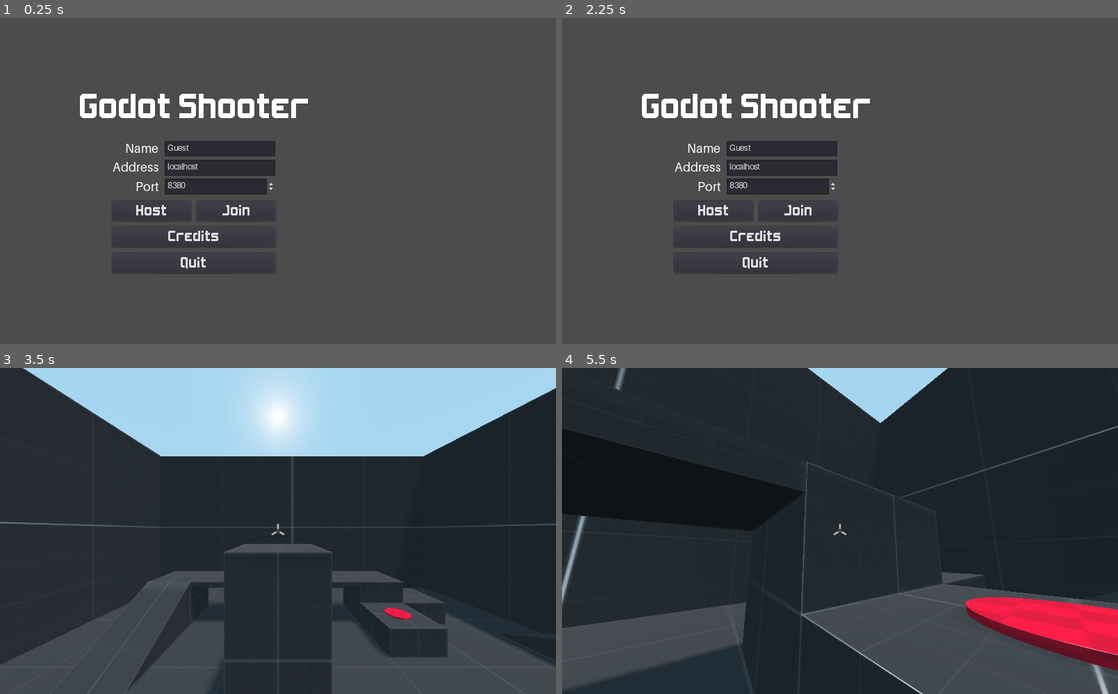
Above: before the commit, frames 1-4 (two rows, left to right).
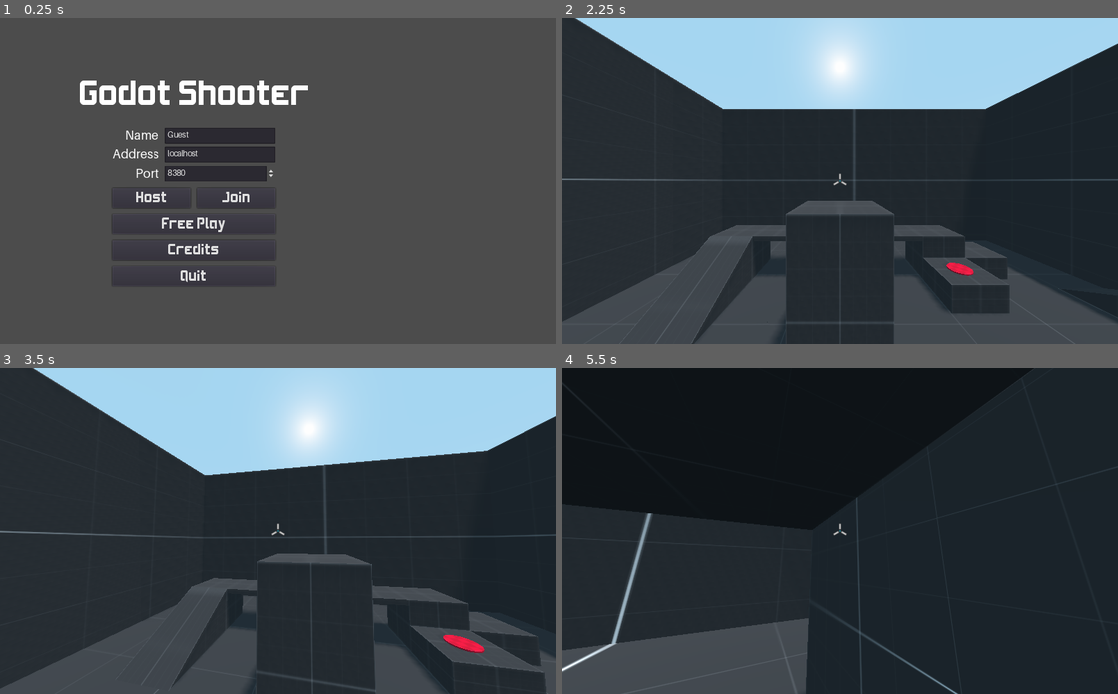
Above: after the commit, the same moments.

Repository: kdreese/godot-3D-shooter-project
Game: Godot game, scene res://src/states/Menu.tscn
Same seed, same stepped clock (60 frames per second), same inputs: the game is played once before the commit and once after it.
Inputs (mouse positions are in pixels of both pictures, inside the frame that each line leads up to):
- Up to frame 1 (0.25 s): no input
- Up to frame 2 (2.25 s): click "Credits" at 0.5 s; click "Back" at 1.25 s; click (756, 223) at 2 s, where only the run after the commit has a clickable "Free Play"
- Up to frame 3 (3.5 s): click (150, 560) at 2.75 s, where only the run before the commit has a clickable "Host"
- Up to frame 4 (5.5 s): tap Enter at 3.5 s; move the mouse to (867, 531) at 3.52 s; press the mouse at (867, 531) at 3.53 s; hold W (move_forwards) from 3.53 s (still down); tap Space (jump) at 3.77, 4.52 s; move the mouse to (812, 531) at 4.27 s; release the mouse at (812, 531) at 4.28 s; click (812, 531) at 4.35 s; move the mouse to (851, 524) at 5.02 s; press the mouse at (851, 524) at 5.03 s

The runs differ from the first frame. In frame 1, 5.8% of the frame differs, in the area x 14-56%, y 19-83%; in frame 2, 79%, in the area x 0-100%, y 0-100%; in frame 3, 19%; in frame 4, 27%.

Commit message:
Added free play button.

Diff:
--- a/src/states/Game.gd
+++ b/src/states/Game.gd
@@ -45,7 +45,7 @@
 	# Generate a list of indices into the transform list corresponding to targets to spawn.
 	var num_targets = randi() % 3 + 2 # Random integer in [2, 5]
 	var indices = []
-	for i in range(num_targets):
+	for _i in range(num_targets):
 		var index = randi() % len(target_transforms)
 		# If we get a duplicate, try again
 		while index in indices:
@@ -55,5 +55,6 @@
 	for index in indices:
 		var target := preload("res://src/objects/Target.tscn").instance() as Area
 		target.transform = target_transforms[index]
-		target.connect("target_destroyed", self, "on_target_destroy")
+		var error = target.connect("target_destroyed", self, "on_target_destroy")
+		assert(not error)
 		get_node("Level/Targets").add_child(target)
--- a/src/states/Menu.tscn
+++ b/src/states/Menu.tscn
@@ -21,9 +21,9 @@
 
 [node name="V" type="VBoxContainer" parent="."]
 margin_left = 149.0
-margin_top = 126.0
+margin_top = 101.0
 margin_right = 566.0
-margin_bottom = 474.0
+margin_bottom = 499.0
 custom_constants/separation = 24
 
 [node name="Title" type="Label" parent="V"]
@@ -38,7 +38,7 @@
 margin_left = 58.0
 margin_top = 96.0
 margin_right = 358.0
-margin_bottom = 348.0
+margin_bottom = 398.0
 rect_min_size = Vector2( 300, 0 )
 size_flags_horizontal = 4
 custom_constants/separation = 12
@@ -122,19 +122,26 @@
 size_flags_horizontal = 3
 text = "Join"
 
-[node name="CreditsButton" type="Button" parent="V/V"]
+[node name="FreePlayButton" type="Button" parent="V/V"]
 margin_top = 164.0
 margin_right = 300.0
 margin_bottom = 202.0
+text = "Free Play"
+
+[node name="CreditsButton" type="Button" parent="V/V"]
+margin_top = 214.0
+margin_right = 300.0
+margin_bottom = 252.0
 text = "Credits"
 
 [node name="QuitButton" type="Button" parent="V/V"]
-margin_top = 214.0
+margin_top = 264.0
 margin_right = 300.0
-margin_bottom = 252.0
+margin_bottom = 302.0
 text = "Quit"
 
 [connection signal="pressed" from="V/V/H/HostButton" to="." method="host_session"]
 [connection signal="pressed" from="V/V/H/JoinButton" to="." method="join_session"]
+[connection signal="pressed" from="V/V/FreePlayButton" to="." method="play"]
 [connection signal="pressed" from="V/V/CreditsButton" to="." method="go_to_credits"]
 [connection signal="pressed" from="V/V/QuitButton" to="." method="quit_game"]
